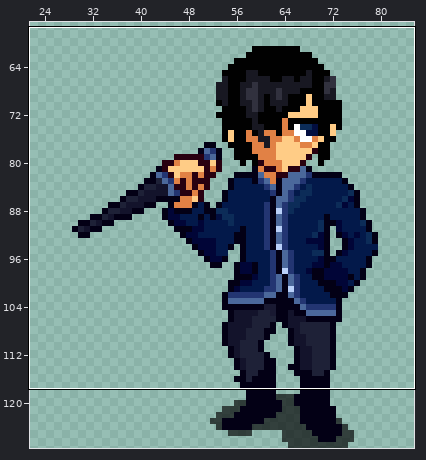
One commit to this pixel-art file: main/combat/visual_fighter/yukid/yukid.aseprite. The picture above shows the old version from afar; the outline marks the close-up.
Close-up. Before the commit:
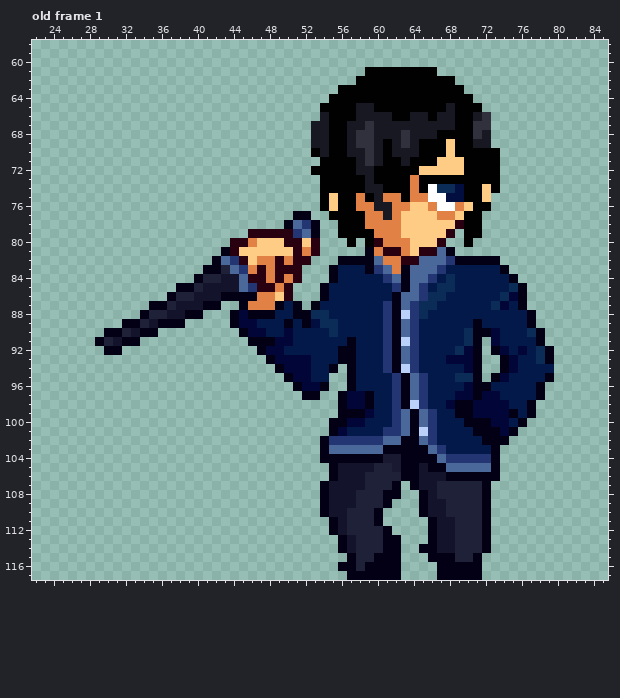
128x128 pixels, 4 frames. Colours within 5 levels of each other are drawn and written as one. Shown: old frame 1: x 22..85, y 58..117. The wide view leaves out empty margins. The commit also changed other frames or places, which this record leaves out.
The same view after the edit:
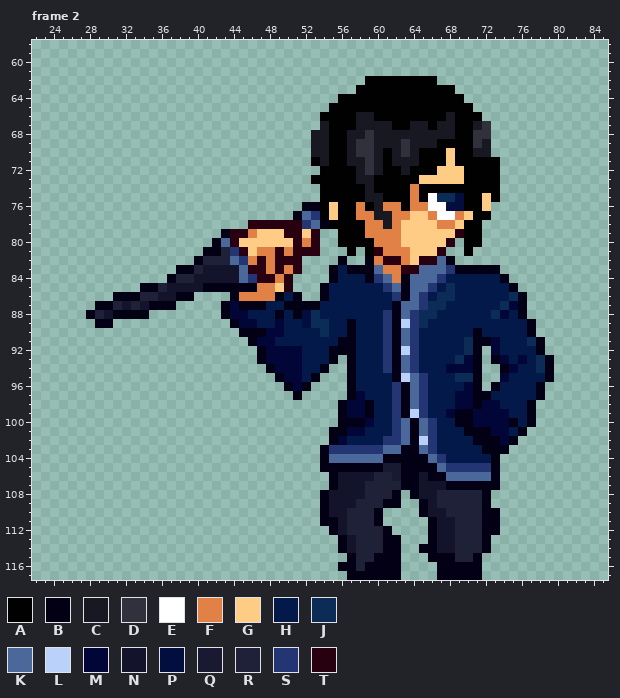
Palette (. is transparent): A #000000fe  B #030015  C #181721fe  D #31303efe  E #fffffffe  F #e18145  G #ffcc86  H #03194a  J #0c2c58  K #4b689b  L #bad1fa  M #010537  N #13132b  P #020e40  Q #191932  R #1e2137  S #233572  T #280010
A new or re-ordered frame is compared with the old frame closest to it.
Difference:
frames 4 -> 6
Changed rows in their new state; - is an unchanged pixel.
Frame 2 is new; against old frame 1, layers "head", "torso":
first column x 28:
 61 -------------------------------........-------------
 62 ------------------------------.--------..-----------
 63 ----------------------------..-----------.----------
 64 ---------------------------.--------------.---------
 65 --------------------------.---AA--------A--.--------
 66 --------------------------A-----AA--AA-A---A.-------
 67 -------------------------.---A-C--AA--A----C--------
 68 ------------------------------C----C---CC---D-------
 69 ---------------------------------C---CC-A--D--------
 70 -------------------------C----D----D-------CC.------
 71 -------------------------AC--C----C-C--A-A----------
 72 -------------------------.-----DC--C-AA-------------
 73 -------------------------A----C-----AGGGGG----------
 74 --------------------------------A-----AAAA--A-------
 75 ---------------------------A--AC-AA--A-JJ----A------
 76 ------------------------BB-----A-F-AFFE-PPA-G-------
 77 ------------------------KSAG--F-C--F--FEEFG-A-------
 78 ------------------TTTTTT-KBA-----C-----FFG----------
 79 ---------------BTTFGGG-TGT-----F--------GT----------
 80 --------------BK-GG---G-F---A-A-F--G---GT--A--------
 81 -------------BBRST-FFTF-T----A-ATFF--GGT.-A---------
 82 ------------BRRRKSFT--T-.----..-FTTFGTT-B.....------
 83 ----------BBRNNNNKT---F------BB-KF-TT--KSBBBBB.-----
 84 ---------BRRNNN---S-TFT.-------BSKF---KSH-----B.----
 85 ------BBRNNNNBBBBBBFFG-----------SK--KSH-------B.---
 86 ---BBBRRNNBB....-FF--BHB----------SB--H-J-----HJ----
 87 -BBRNRN--B.....BM-BBHHB-B--------H--KS-J-----HJM----
 88 BRNBBB-......--BM-HHHB--P-H--------K--J------JM-B.--
 89 -BB-.......----------MH-PJ-H-B-----L-J-----H--------
 90 --......----------BBMMH---JH-B------------H-HH---B.-
 91 -.....-------------MMHH-----B------K--------B----J--
 92 --..------------------MM---B-------L-----HJ--MH-H-B.
 93 -------------------BM---H--B.-----------HJ---BMHM---
 94 --------------------BM--H-B.-------K----MM--------JB
 95 ---------------------BM-HB.-------BL---------.------
 96 ----------------------BMB..-----------------.B------
 97 -----------------------B..--.B-H------------BH------
 98 ------------------------------------K---HMMB--H-----
 99 -----------------------------MMB---BLSH-M------H----
100 ---------------------------.-BBM---------B-MM--BHB--
101 ----------------------------BMM--H---K----B--M-HB---
102 --------------------------.BMHHHHSSK-L-----B--MB----
103 ---------------------------SSSSSSKK--KSH----B-B-----
104 ---------------------------KKKKKKBB---KSHHHHH-------
105 --------------------------B-BBBBBQ---B-KSSSSS-------
106 -------------------------------N--Q---BBKKKKK-------
107 --------------------------.B------RB---NBBBB-B------
108 ------------------------------N--R--BN--------------
109 ----------------------------------B----R------------
110 ---------------------------------------------B------
111 --------------------------B------------------B------
112 ---------------------------------------------B------
Where, in picture pixels (left, top, right, bottom), the same in both close-ups:
changed: (86, 67, 554, 535)
